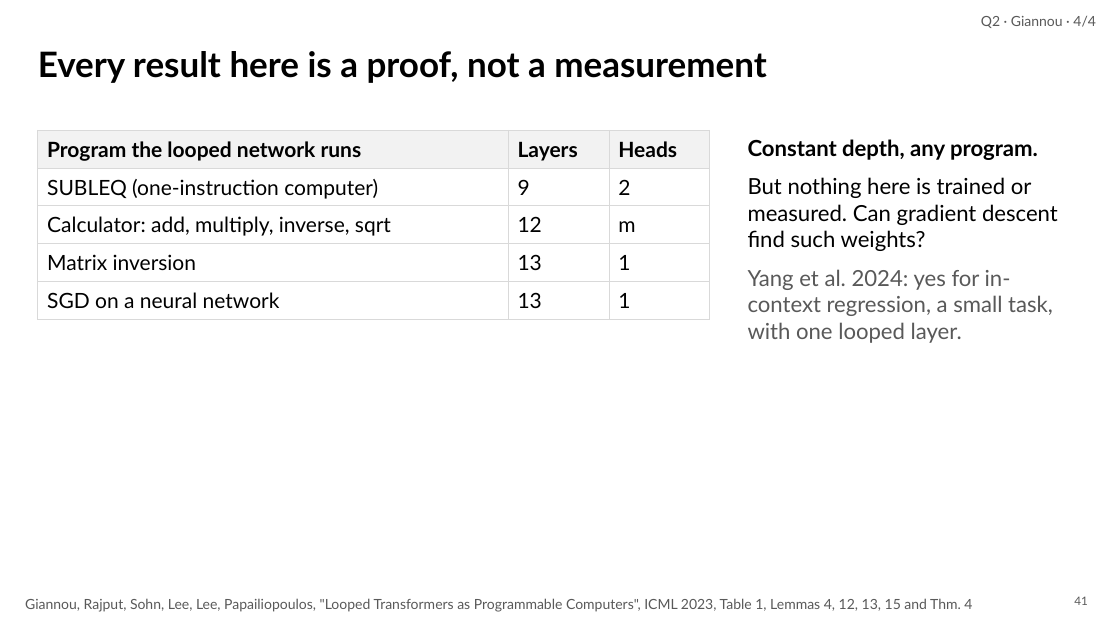
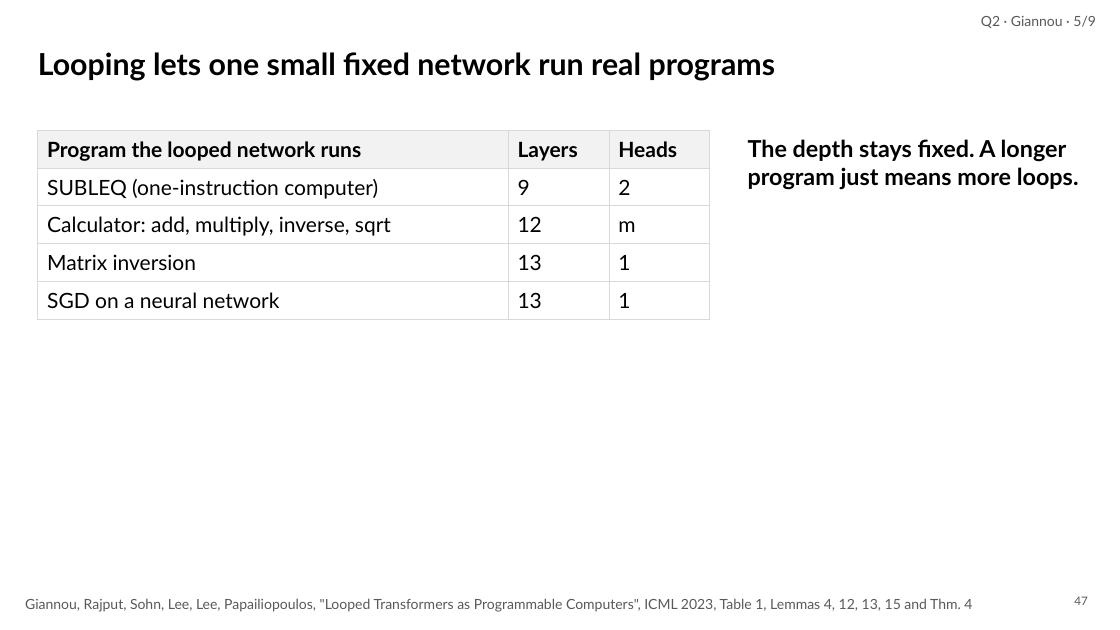
Before and after one commit to irregular6612/agi-hw2, a slide deck: slide 47 of build/out/looped-transformers.pptx (slide 41 before the commit). Drawn at 1120x630 pixels with LibreOffice and Linux fonts; fonts in the diff are those of the drawing. Boxes give left, top, right and bottom in pixels: in the first picture for what was removed or moved away, otherwise in the second. Text is boxed around its words. In the diff, an @@ line names an element or a change of style, - is before the commit and + after.

```diff
--- a/build/out/looped-transformers.pptx
+++ b/build/out/looped-transformers.pptx
@@ text at <box>981,16,1096,28</box>: text changed @@
-Q2 · Giannou · 4/4
+Q2 · Giannou · 5/9
@@ text at <box>38,52,776,81</box>: text changed; size 30 to 26 pt @@
-Every result here is a proof, not a measurement
+Looping lets one small fixed network run real programs
@@ text removed at <box>748,139,1058,343</box> @@
-Constant depth, any program.
-But nothing here is trained or measured. Can gradient descent find such weights?
-Yang et al. 2024: yes for in-context regression, a small task, with one looped layer.
@@ text added at <box>748,139,1079,190</box>, 20 pt, text #000000, bold @@
+The depth stays fixed. A longer program just means more loops.
@@ page number at <box>1074,596,1087,605</box>: text changed @@
-41
+47
```
Also in this commit, not shown: 41 other slides changed, 15 slides added, 5 slides removed, 31 other files.
